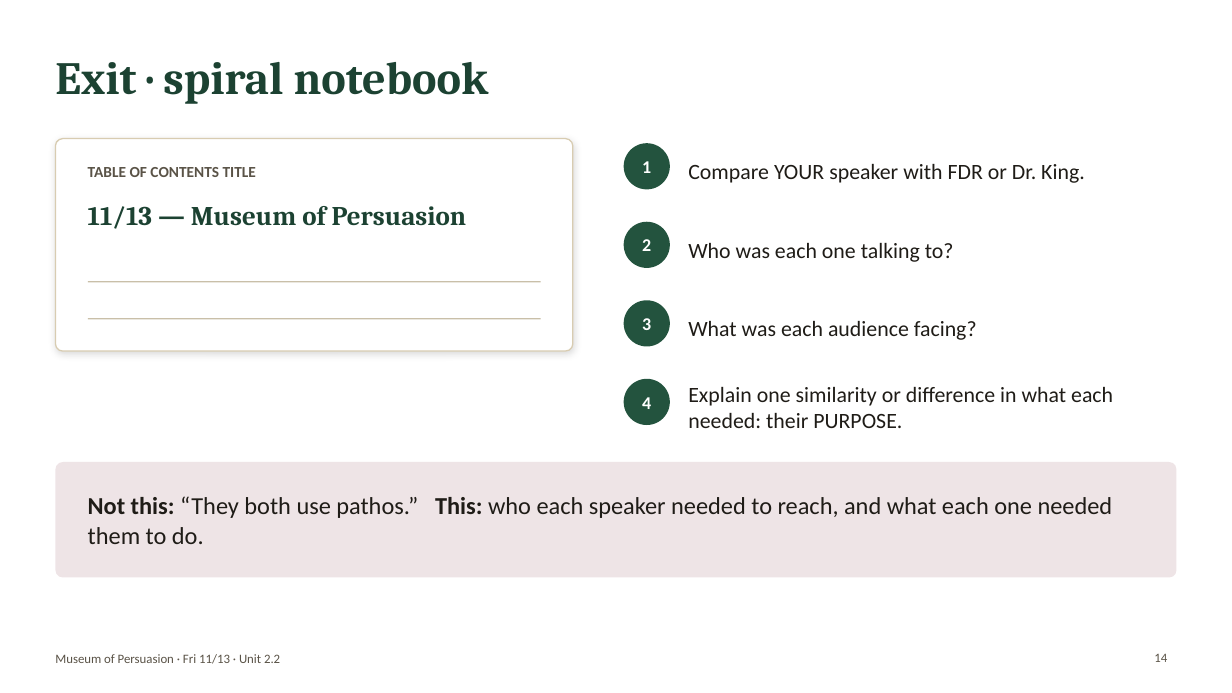
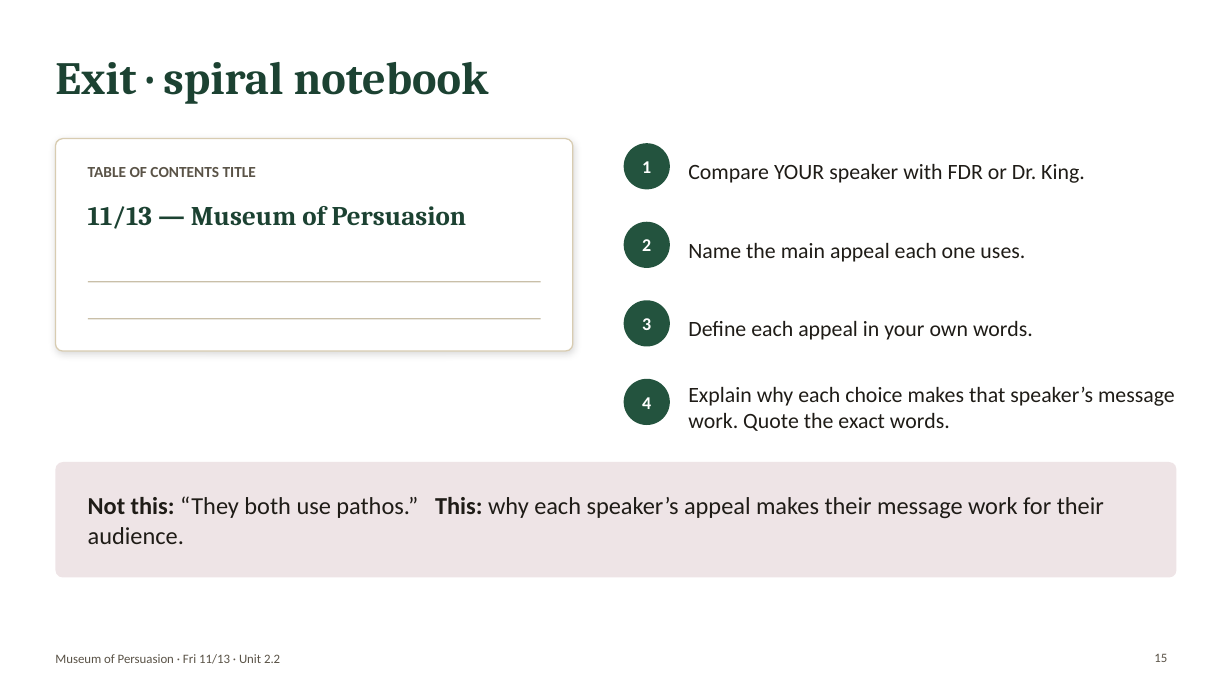
Before and after one commit to bookfairshit/Unit-2.2-Informational-Text, a slide deck: slide 15 of lumio/museum-of-persuasion-nov-13.pptx (slide 14 before the commit). Drawn at 1232x693 pixels with LibreOffice and Linux fonts; fonts in the diff are those of the drawing. Boxes give left, top, right and bottom in pixels: in the first picture for what was removed or moved away, otherwise in the second. Text is boxed around its words. In the diff, an @@ line names an element or a change of style, - is before the commit and + after.

```diff
--- a/lumio/museum-of-persuasion-nov-13.pptx
+++ b/lumio/museum-of-persuasion-nov-13.pptx
@@ text at [688,243,1025,262]: text changed @@
-Who was each one talking to?
+Name the main appeal each one uses.
@@ text at [688,321,1033,340]: text changed @@
-What was each audience facing?
+Define each appeal in your own words.
@@ text at [688,386,1175,431]: text changed @@
-Explain one similarity or difference in what each needed: their PURPOSE.
+Explain why each choice makes that speaker’s message work. Quote the exact words.
@@ text at [88,496,1104,544]: text changed @@
-Not this: “They both use pathos.” This: who each speaker needed to reach, and what each one needed them to do.
+Not this: “They both use pathos.” This: why each speaker’s appeal makes their message work for their audience.
@@ page number at [1154,653,1167,662]: text changed @@
-14
+15
```
Also in this commit, not shown: 8 other slides changed, 1 slide added, 2 other files.
